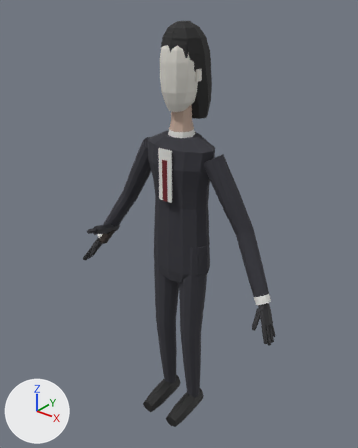
The glTF model assets/models/characters/arbiter.glb, before and after one commit.
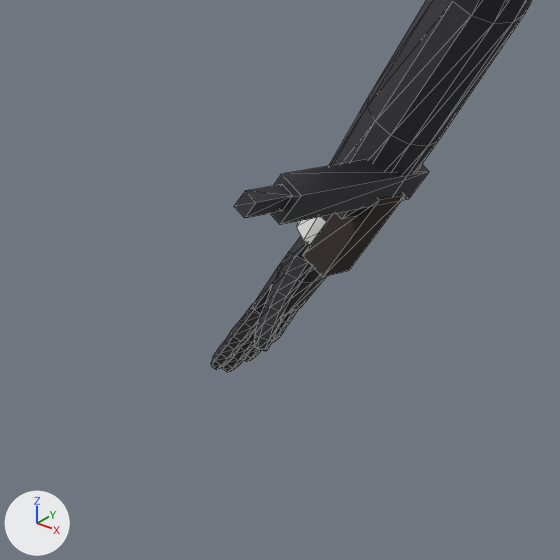
There are two pictures of each version: one whole from a camera (50 mm lens) standing at (1.262, -1.595, 2.043) and looking at (-0.015, 0.002, 1.053), one close up on the part from 13% to 40% of the width and 44% to 65% of the height. Arrows for +X, +Y and +Z are at lower left; the lights stay in place. The older version's two pictures come first. The close-ups show mesh edges as thin lines. Vertices at exactly the same position are counted once.

Objects in the first close-up: 'Body', 'Pistol'.
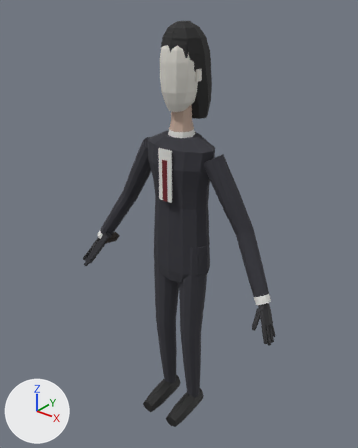
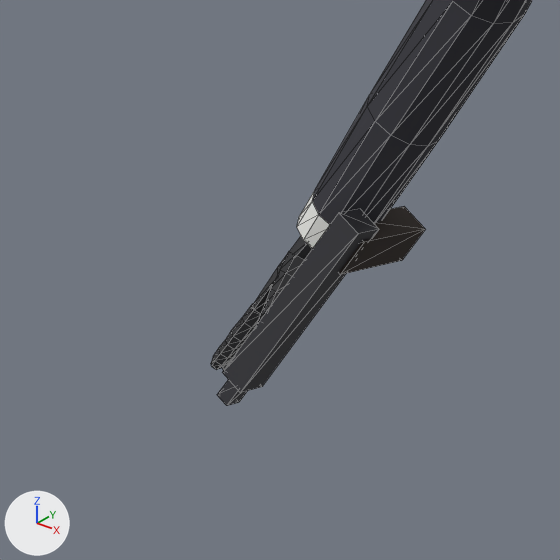
Where the change shows, as pixel boxes (x1, y1, x2, y2) in the close-ups (560 x 560 px; the box of a moved part takes in the faces that stretch with it):
'Pistol', reshaped (7% wider, 69% taller): before (234, 159, 429, 277); after (217, 206, 425, 406)
part 1 of me_pistol, moved or reshaped: before (270, 159, 429, 225); after (222, 209, 379, 393)
part 2 of me_pistol, moved or reshaped: before (234, 184, 293, 218); after (217, 380, 247, 406)
part 3 of me_pistol, moved or reshaped (not visible afterwards): before (337, 208, 363, 219)
part 4 of me_pistol, moved or reshaped: before (303, 194, 405, 277); after (339, 206, 425, 275)

What changed in the scene script:
```text
Change me_pistol:
    used by ob_pistol; location = (-0.431, -0.024, 0.935); rotation_euler = (1.919, -2.618, 0.0), in degrees (110, -150, 0)
    remove me_pistol.from_pydata(...)  # 32 vertices, 48 faces; spans x -0.036..-0.008, y -0.021..0.1, z -0.015..0.225
    add me_pistol.from_pydata(...)  # 32 vertices, 48 faces; spans x -0.05..-0.02, y 0.03..0.255, z -0.052..0.062
    me_pistol part 1: the loose piece of 8 vertices spanning x -0.035..-0.009, y -0.021..0.013, z -0.015..0.175 is scaled about its middle by (1, 5.88, 0.168), then moved by (-0.013, 0.134, -0.034)
    me_pistol part 2: the loose piece of 8 vertices spanning x -0.029..-0.015, y -0.015..0.003, z 0.175..0.225 is scaled about its middle by (1, 1.67, 0.36), then moved by (-0.013, 0.246, -0.154)
    me_pistol part 3: the loose piece of 8 vertices spanning x -0.028..-0.016, y 0.012..0.032, z 0.028..0.062 is scaled about its middle by (1, 2, 0.286), then moved by (-0.013, 0.078, -0.021)
    me_pistol part 4: the loose piece of 8 vertices spanning x -0.036..-0.008, y 0.005..0.1, z 0.0..0.04 is scaled about its middle by (1.07, 0.421, 2.4), then moved by (-0.013, 0.01, -0.024)
```
